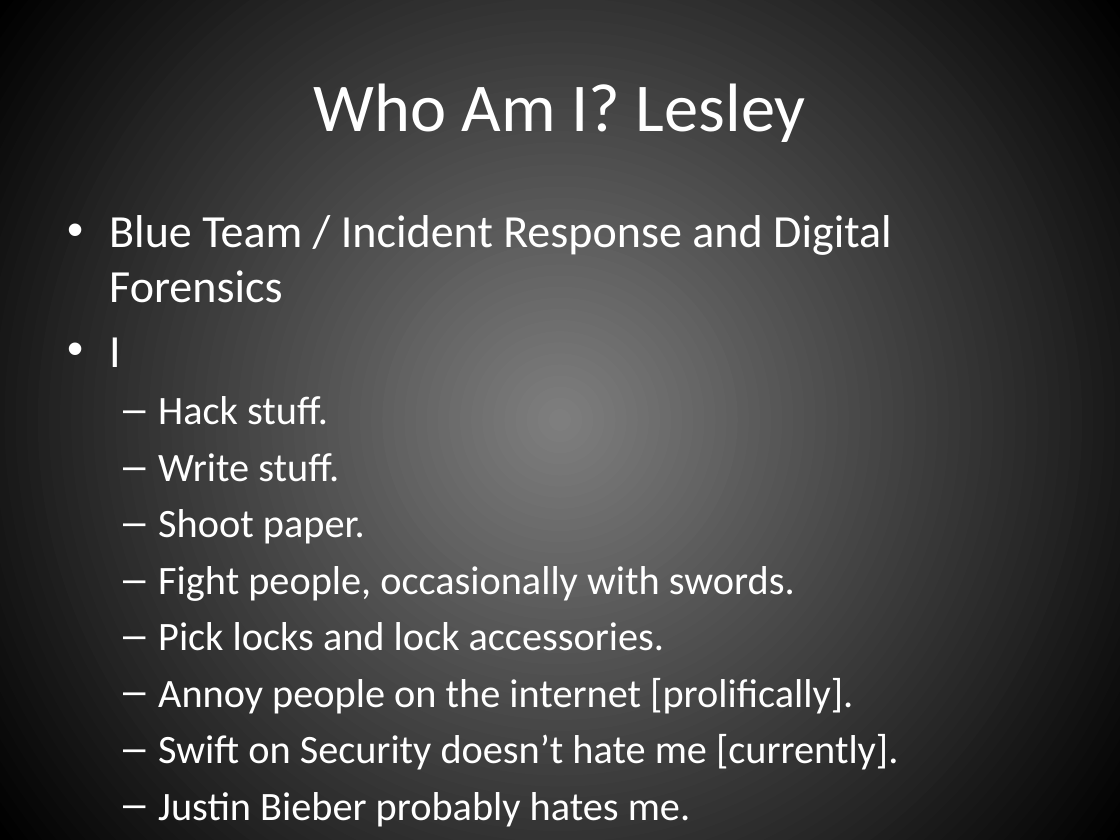
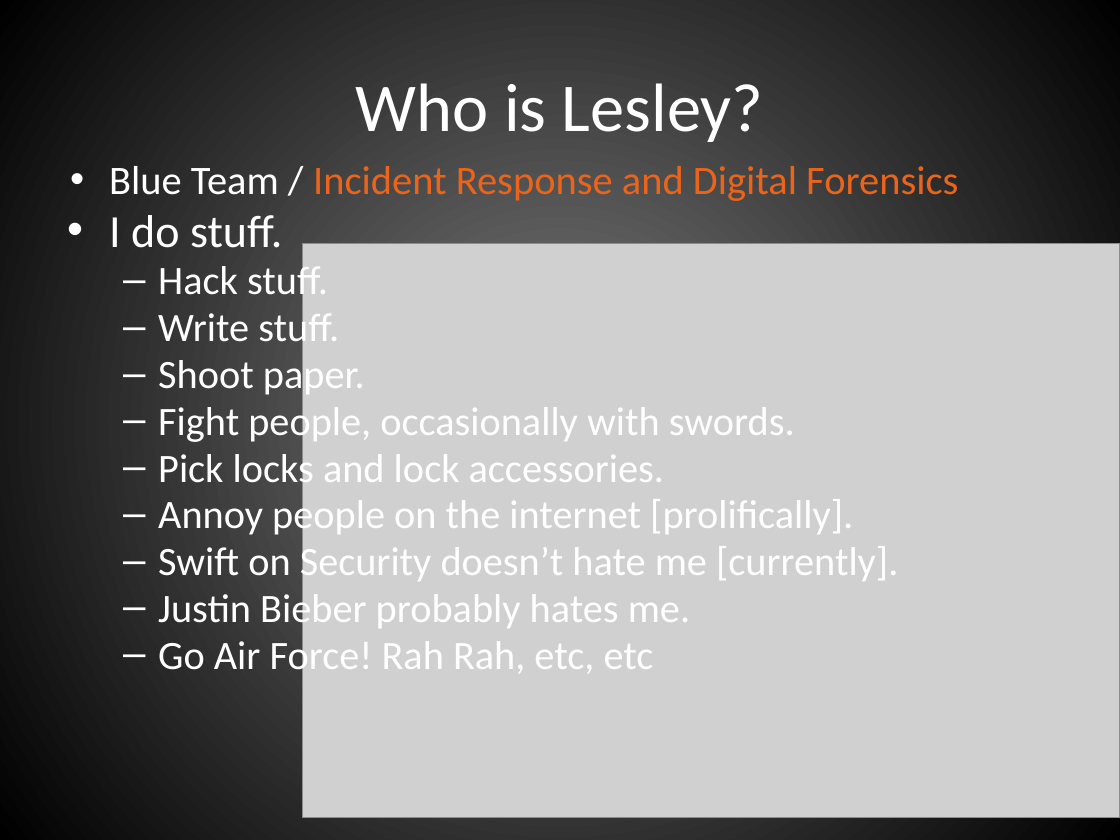
Before and after one commit to johnnyxmas/Talk_Decks, a slide deck: slide 2 of 2016/CypherCon/You're Right, This Sucks.pptx (slide 3 before the commit). Drawn at 1120x840 pixels with LibreOffice and Linux fonts; fonts in the diff are those of the drawing; grey boxes stand for pictures. Boxes give left, top, right and bottom in pixels: in the first picture for what was removed or moved away, otherwise in the second. Text is boxed around its words. In the diff, an @@ line names an element or a change of style, - is before the commit and + after.

```diff
--- a/2016/CypherCon/You're Right, This Sucks.pptx
+++ b/2016/CypherCon/You're Right, This Sucks.pptx
@@ background gradient #7F7F7F to #000000 to gradient #7B7B7B to #000000 @@
@@ title at [356,83,764,142]: text changed @@
-Who Am I? Lesley
+Who is Lesley?
@@ text "Blue Team / Incident Response ...": place and size @@
-text "Blue Team / Incident Response ..." at [109,215,898,827]
+text "Blue Team / Incident Response ..." at [109,166,958,679]
@@ text at [109,166,958,632]: size 29.6 to 26 pt in "Blue Team / Incident Response and Digital ..."; text colour #FFFFFF to #EB641B in "Incident Response and Digital Forensics"; indent changed; line spacing 1 to 0.8; less space between paragraphs @@
@@ text at [109,215,282,248]: text changed @@
-• I
+• I do stuff.
@@ picture added at [302,244,1120,818] @@
@@ text at [158,635,654,679]: paragraph added @@
+  – Go Air Force! Rah Rah, etc, etc
```
Also in this commit, not shown: 17 other slides changed, 2 slides added, 4 slides removed.
